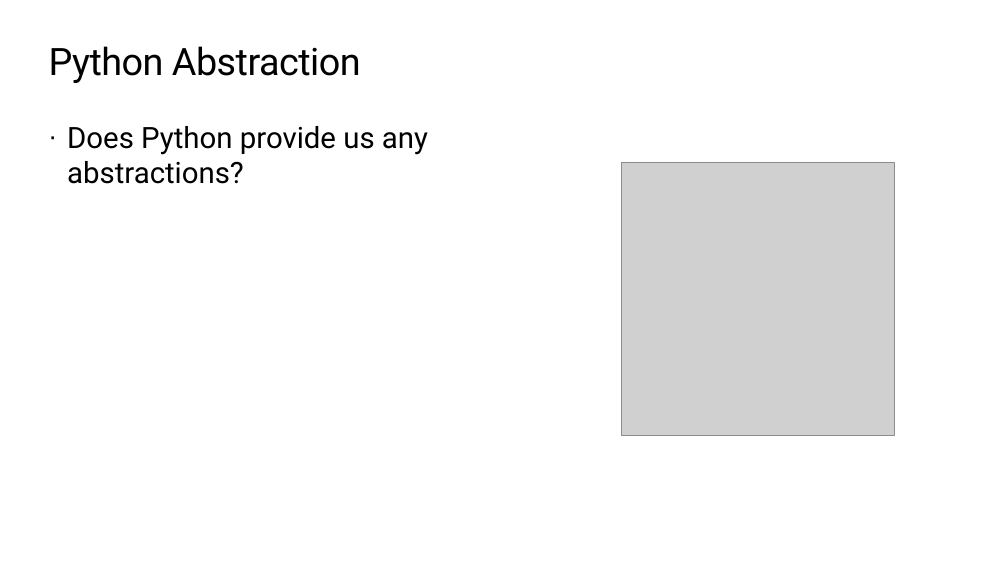
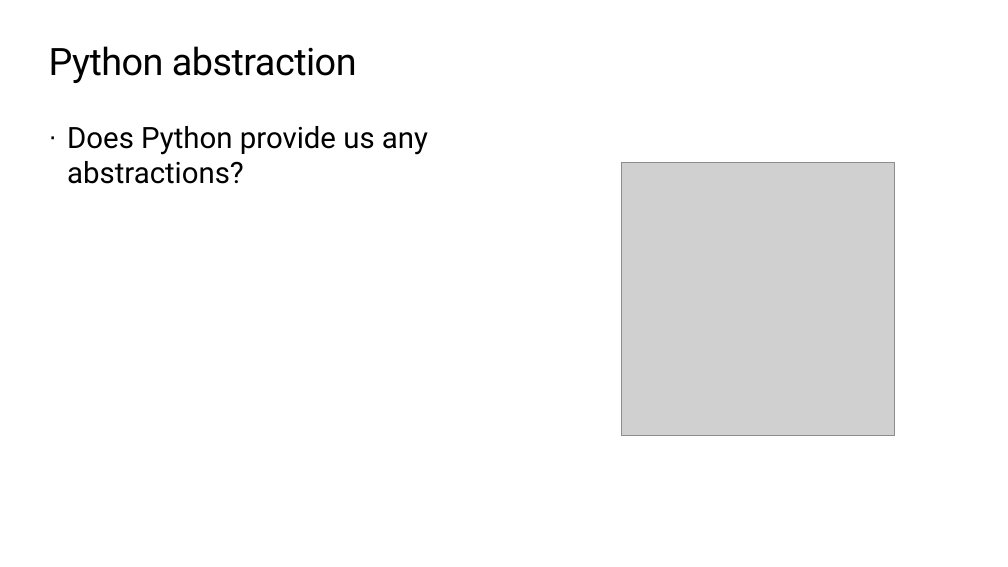
Before and after one commit to TEALSK12/2nd-semester-introduction-to-computer-science, a slide deck: slide 10 of units/3_unit/slidedecks/Intro Python 3.02 TEALS.pptx. Drawn at 1008x567 pixels with LibreOffice and Linux fonts; fonts in the diff are those of the drawing; grey boxes stand for pictures; background and template pictures are left out. Boxes give left, top, right and bottom in pixels: in the first picture for what was removed or moved away, otherwise in the second. Text is boxed around its words. In the diff, an @@ line names an element or a change of style, - is before the commit and + after.

```diff
--- a/units/3_unit/slidedecks/Intro Python 3.02 TEALS.pptx
+++ b/units/3_unit/slidedecks/Intro Python 3.02 TEALS.pptx
@@ title at (49, 46, 357, 83): text changed @@
-Python Abstraction
+Python abstraction
```
Also in this commit, not shown: 14 other slides changed.
